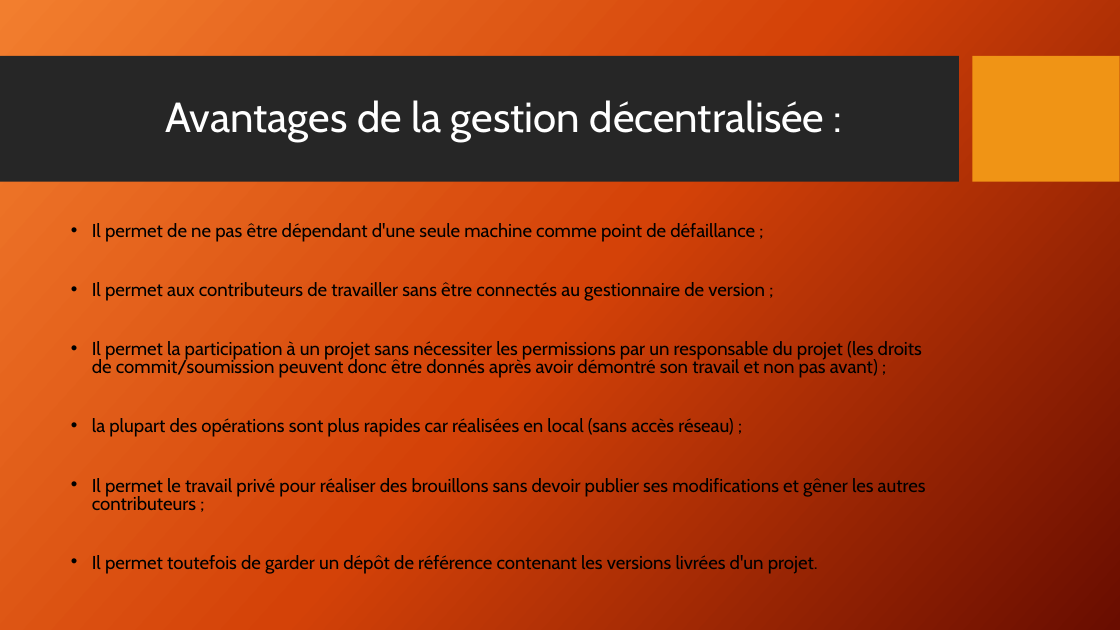
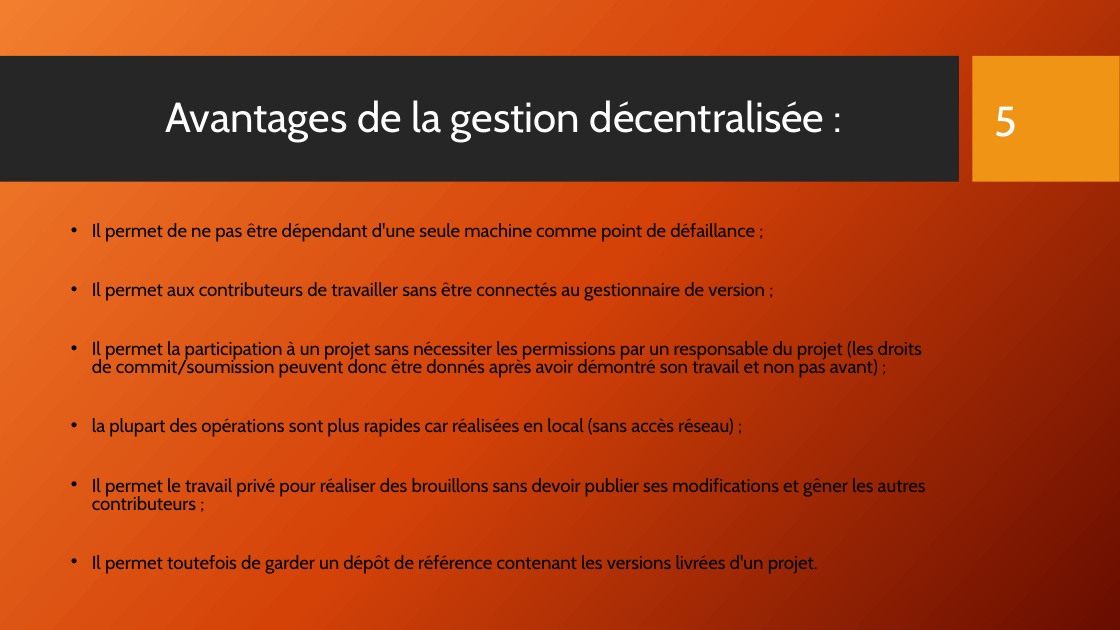
Before and after one commit to Math-Alex83/Expos-_git_cda_2210, a slide deck: slide 5 of Présentation_Git_CDA_2210.pptx. Drawn at 1120x630 pixels with LibreOffice and Linux fonts; fonts in the diff are those of the drawing; background and template pictures are left out. Boxes give left, top, right and bottom in pixels: in the first picture for what was removed or moved away, otherwise in the second. Text is boxed around its words. In the diff, an @@ line names an element or a change of style, - is before the commit and + after.

```diff
--- a/Présentation_Git_CDA_2210.pptx
+++ b/Présentation_Git_CDA_2210.pptx
@@ page number added at (994, 106, 1017, 137), 36 pt, text #FFFFFF @@
+5
```
Also in this commit, not shown: 6 other slides changed, 1 slide added, 2 other files.
